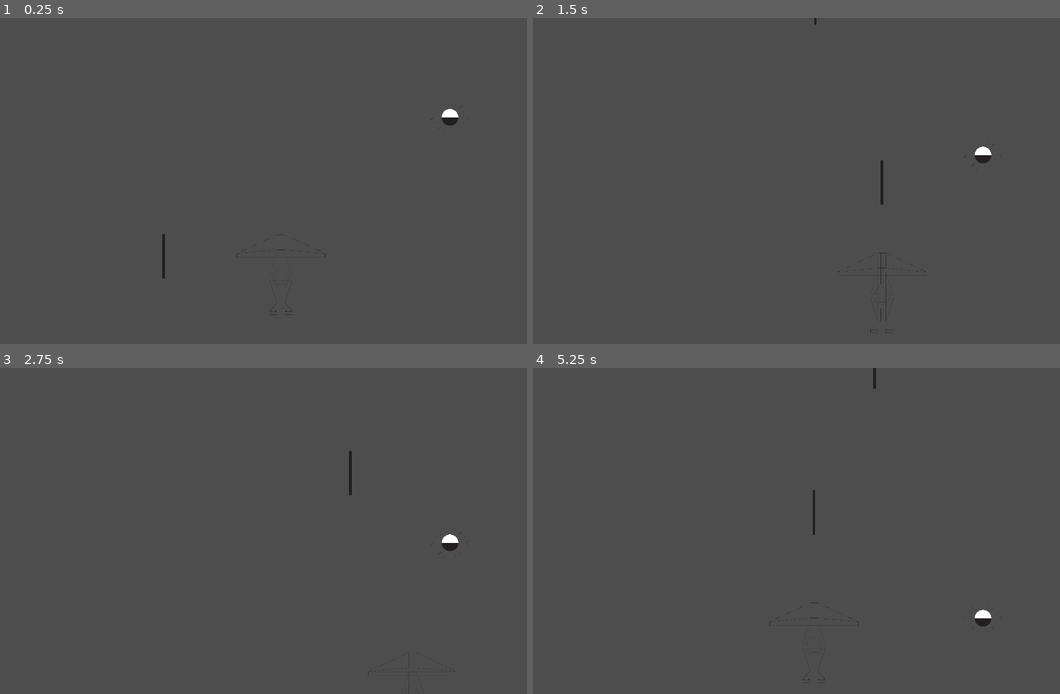
Above: before the commit, frames 1-4 (two rows, left to right).
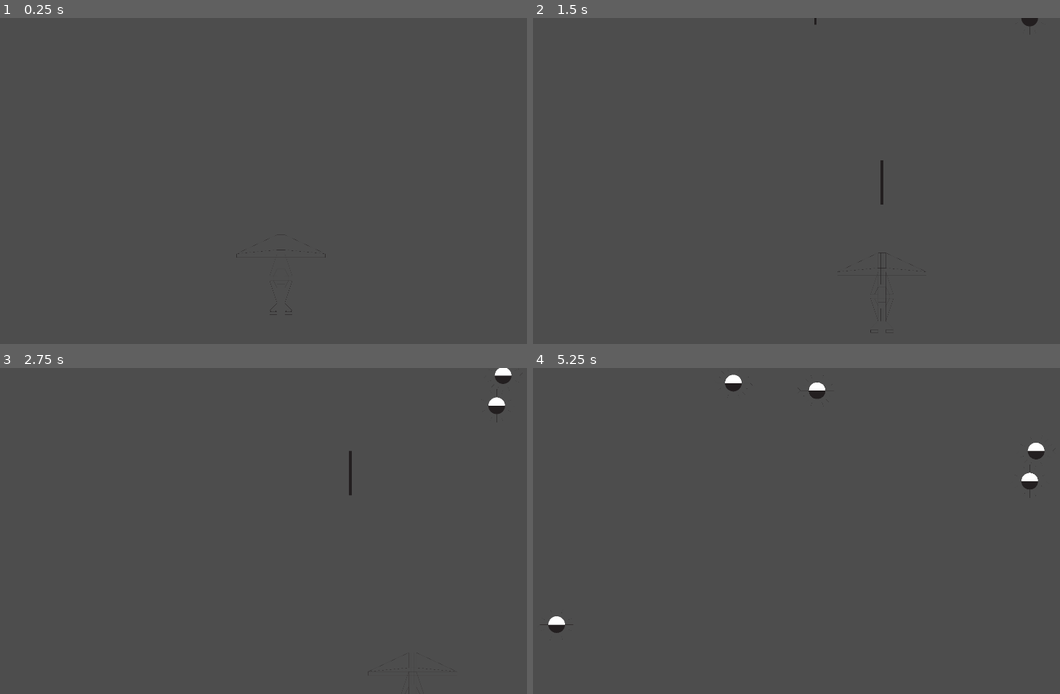
Above: after the commit, the same moments.

Repository: takumisegi/Tsegi-Capstone
Game: Godot game, scene res://Scenes/Game.tscn
Same seed, same stepped clock (60 frames per second), same inputs: the game is played once before the commit and once after it.
Inputs:
- Up to frame 1 (0.25 s): no input
- Up to frame 2 (1.5 s): hold Right (ui_right) 0.53-1.28 s; hold Space (shoot) 0.53-1.28 s; hold Down (ui_down) from 1.28 s (still down); tap Space (shoot) at 1.35 s
- Up to frame 3 (2.75 s): release Down (ui_down) at 2.03 s; hold Right (ui_right) from 2.03 s (still down); hold Space (shoot) from 2.03 s (still down)
- Up to frame 4 (5.25 s): release Right (ui_right) at 2.78 s; release Space (shoot) at 2.78 s; hold Up (ui_up) 2.78-3.53 s; tap Space (shoot) at 2.85, 4.35 s; hold Space (shoot) 3.53-4.28 s; hold Left (ui_left) 3.53-5.03 s; hold Down (ui_down) from 5.03 s (still down); hold Space (shoot) from 5.03 s (still down)

The runs differ from the first frame. In frame 1, 0.2% of the frame differs, in the area x 30-88%, y 27-80%; in frame 2, 0.2%; in frame 3, 0.4%; in frame 4, 0.9%, in the area x 1-98%, y 0-96%.

Commit message:
Clamp value on Spaceship

Diff:
--- a/tsegi-capstone-parsec/Scenes/Game.tscn
+++ b/tsegi-capstone-parsec/Scenes/Game.tscn
@@ -1,12 +1,17 @@
-[gd_scene load_steps=5 format=3 uid="uid://836jfruktl3u"]
+[gd_scene load_steps=6 format=3 uid="uid://836jfruktl3u"]
 
 [ext_resource type="Script" uid="uid://gqc4mfdyswxt" path="res://Scripts/game.gd" id="1_iukft"]
 [ext_resource type="PackedScene" uid="uid://cqsdxe4te6qv6" path="res://Scenes/player.tscn" id="2_gl6un"]
 [ext_resource type="PackedScene" uid="uid://b8mnlb8f1w1qv" path="res://Scenes/laser.tscn" id="3_j5yw3"]
 [ext_resource type="PackedScene" uid="uid://c8lnvtdfr7uuj" path="res://Scenes/enemy.tscn" id="4_kldst"]
+[ext_resource type="PackedScene" uid="uid://bwcidx2luwrw" path="res://Scenes/diver_enemy.tscn" id="5_b2bpf"]
 
 [node name="Main Scene" type="Node2D"]
 script = ExtResource("1_iukft")
+enemy_scenes = Array[PackedScene]([ExtResource("4_kldst"), ExtResource("5_b2bpf")])
+
+[node name="EnemySpawnTimer" type="Timer" parent="."]
+autostart = true
 
 [node name="Player" parent="." instance=ExtResource("2_gl6un")]
 position = Vector2(960, 850)
@@ -14,10 +19,21 @@
 [node name="PlayerSpawnPos" type="Marker2D" parent="."]
 position = Vector2(960, 850)
 
+[node name="LaserContainer" type="Node2D" parent="."]
+
+[node name="EnemyContainer" type="Node2D" parent="."]
+
 [node name="Laser" parent="." instance=ExtResource("3_j5yw3")]
+visible = false
 position = Vector2(572, 1039)
 
-[node name="LaserContainer" type="Node2D" parent="."]
+[node name="Enemy" parent="." instance=ExtResource("4_kldst")]
+visible = false
+position = Vector2(1519, 304)
 
-[node name="Enemy" parent="." instance=ExtResource("4_kldst")]
-position = Vector2(1519, 304)
+[node name="DiverEnemy" parent="." instance=ExtResource("5_b2bpf")]
+visible = false
+position = Vector2(694, 267)
+hp = 1
+
+[connection signal="timeout" from="EnemySpawnTimer" to="." method="_on_enemy_spawn_timer_timeout"]
--- /dev/null
+++ b/tsegi-capstone-parsec/Scenes/diver_enemy.tscn
@@ -0,0 +1,6 @@
+[gd_scene load_steps=2 format=3 uid="uid://bwcidx2luwrw"]
+
+[ext_resource type="PackedScene" uid="uid://c8lnvtdfr7uuj" path="res://Scenes/enemy.tscn" id="1_cmxwi"]
+
+[node name="DiverEnemy" instance=ExtResource("1_cmxwi")]
+speed = 400
--- a/tsegi-capstone-parsec/Scenes/enemy.tscn
+++ b/tsegi-capstone-parsec/Scenes/enemy.tscn
@@ -7,7 +7,10 @@
 radius = 63.0079
 
 [node name="Enemy" type="Area2D"]
+collision_layer = 2
+collision_mask = 5
 script = ExtResource("1_1f0kj")
+hp = 2
 
 [node name="Sprite2D" type="Sprite2D" parent="."]
 scale = Vector2(0.1, 0.1)
@@ -18,3 +21,5 @@
 
 [node name="VisibleOnScreenNotifier2D" type="VisibleOnScreenNotifier2D" parent="."]
 position = Vector2(0, -77)
+
+[connection signal="body_entered" from="." to="." method="_on_body_entered"]
--- a/tsegi-capstone-parsec/Scenes/laser.tscn
+++ b/tsegi-capstone-parsec/Scenes/laser.tscn
@@ -7,6 +7,8 @@
 size = Vector2(37, 162)
 
 [node name="Laser" type="Area2D"]
+collision_layer = 4
+collision_mask = 2
 script = ExtResource("1_mou6w")
 
 [node name="Sprite2D" type="Sprite2D" parent="."]
@@ -22,4 +24,5 @@
 position = Vector2(0, 33)
 scale = Vector2(2.2, 1.2)
 
+[connection signal="area_entered" from="." to="." method="_on_area_entered"]
 [connection signal="screen_exited" from="VisibleOnScreenNotifier2D" to="." method="_on_visible_on_screen_notifier_2d_screen_exited"]
--- a/tsegi-capstone-parsec/Scenes/player.tscn
+++ b/tsegi-capstone-parsec/Scenes/player.tscn
@@ -4,6 +4,7 @@
 [ext_resource type="Texture2D" uid="uid://pwocys30fihj" path="res://Assets/Textures/Artemis-Draft-V02.png" id="2_cvnsp"]
 
 [node name="Player" type="CharacterBody2D" groups=["player"]]
+collision_mask = 2
 motion_mode = 1
 script = ExtResource("1_cvnsp")
 
--- a/tsegi-capstone-parsec/Scripts/enemy.gd
+++ b/tsegi-capstone-parsec/Scripts/enemy.gd
@@ -1,6 +1,20 @@
-extends Area2D
+class_name Enemy extends Area2D
 
 @export var speed = 100
+@export var hp = 1
 
 func _physics_process(delta):
 	global_position.y += speed * delta
+
+func die():
+	queue_free()
+
+func _on_body_entered(body: Node2D) -> void:
+	if body is Player:
+		body.die()
+		die()
+
+func take_damage(amount):
+	hp -= amount
+	if hp <= 0:
+		die()
--- a/tsegi-capstone-parsec/Scripts/game.gd
+++ b/tsegi-capstone-parsec/Scripts/game.gd
@@ -1,7 +1,11 @@
 extends Node2D
+
+@export var enemy_scenes: Array[PackedScene] = []
 
 @onready var player_spawn_pos = $PlayerSpawnPos
 @onready var laser_container = $LaserContainer
+@onready var timer = $EnemySpawnTimer
+@onready var enemy_container = $EnemyContainer
 
 var player = null
 
@@ -21,3 +25,8 @@
 	var laser = laser_scene.instantiate()
 	laser.global_position = location
 	laser_container.add_child(laser)
+
+func _on_enemy_spawn_timer_timeout() -> void:
+	var e = enemy_scenes.pick_random().instantiate()
+	e.global_position = Vector2(randf_range(50,1900), -50)
+	enemy_container.add_child(e)
--- a/tsegi-capstone-parsec/Scripts/laser.gd
+++ b/tsegi-capstone-parsec/Scripts/laser.gd
@@ -1,9 +1,15 @@
 extends Area2D
 
 @export var speed = 700
+@export var damage = 1
 
 func _physics_process(delta):
 	global_position.y += -speed * delta
 
 func _on_visible_on_screen_notifier_2d_screen_exited():
 	queue_free()
+
+func _on_area_entered(area: Area2D) -> void:
+	if area is Enemy:
+		area.take_damage(1)
+		queue_free
--- a/tsegi-capstone-parsec/Scripts/player.gd
+++ b/tsegi-capstone-parsec/Scripts/player.gd
@@ -1,4 +1,4 @@
-extends CharacterBody2D
+class_name Player extends CharacterBody2D
 
 signal laser_shot(laser_scene, location)
 
@@ -26,5 +26,10 @@
 	velocity = direction * speed
 	move_and_slide()
 
+	global_position = global_position.clamp(Vector2.ZERO,get_viewport_rect().size)
+
 func shoot():
 	laser_shot.emit(laser_scene, muzzle.global_position)
+
+func die():
+	queue_free()
